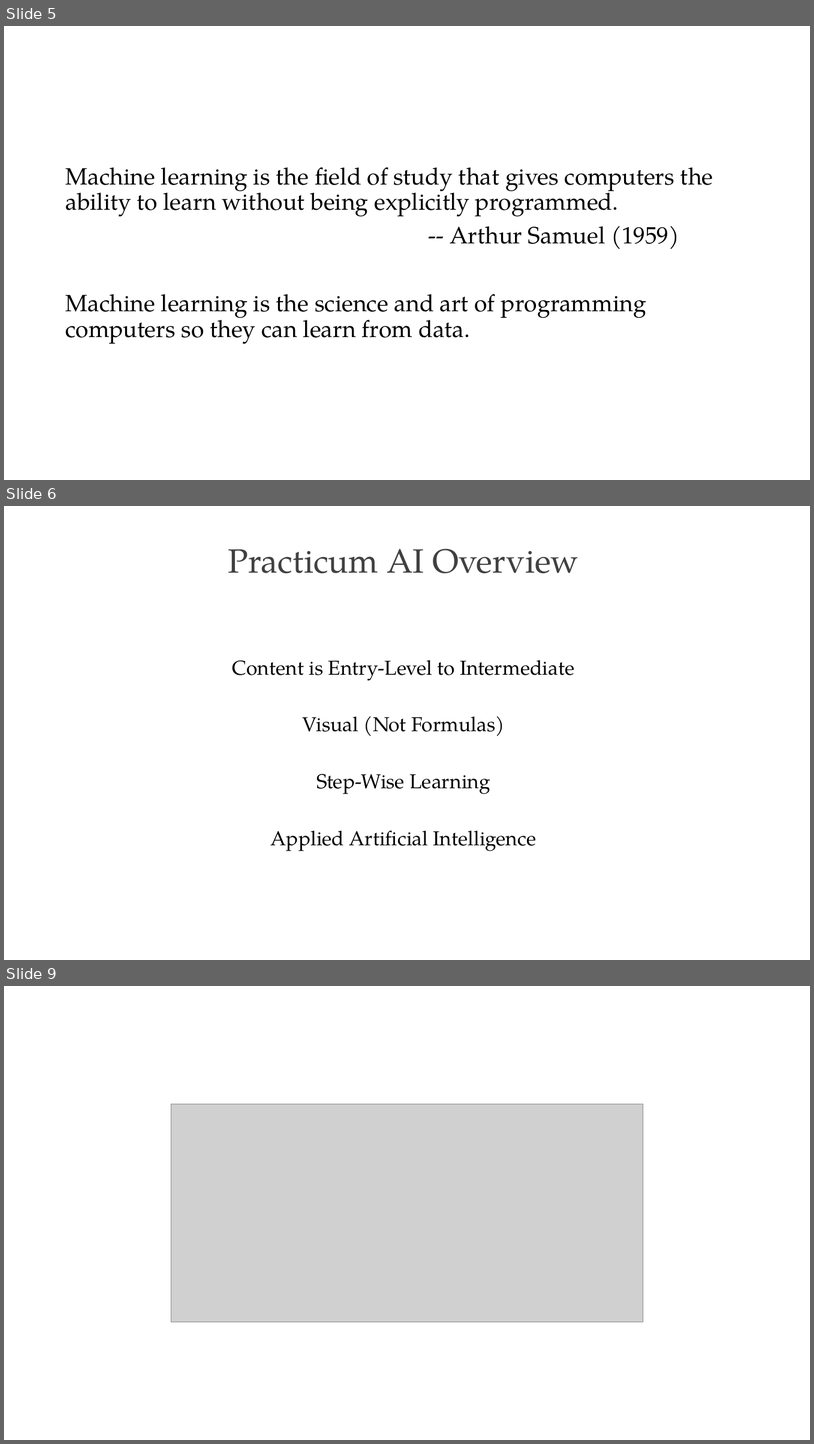
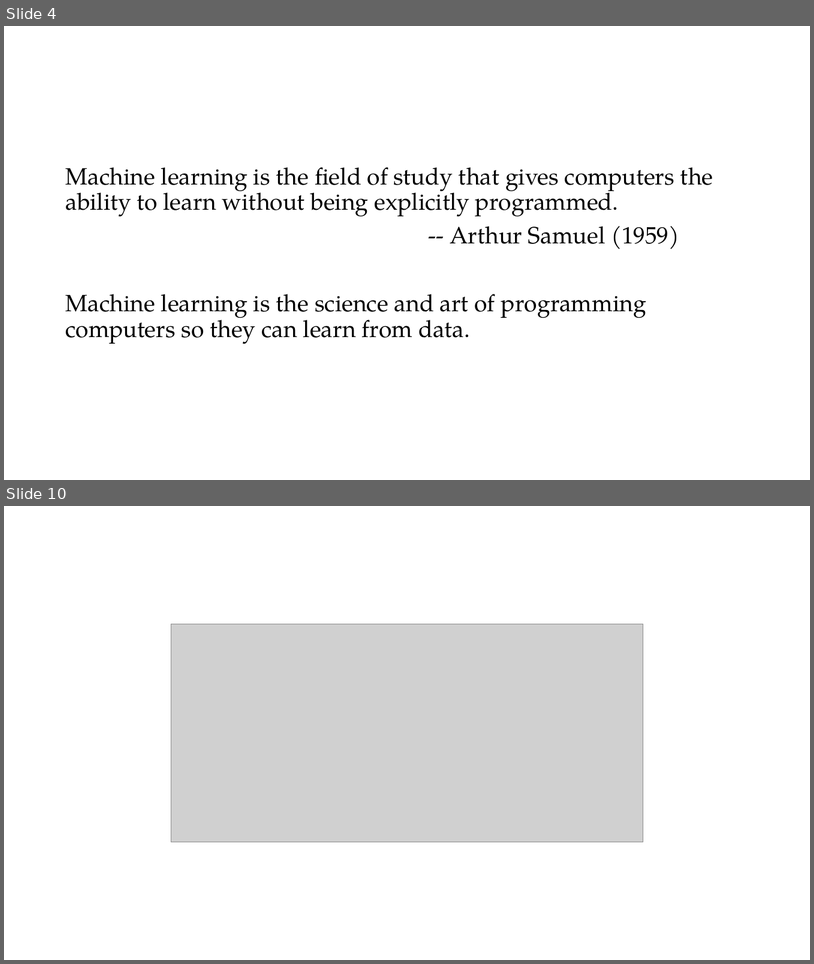
Before and after one commit to PracticumAI-Test/practicum, a slide deck: pai_getting_started.pptx. Shown one above the other, each under a label of ours: slides 5, 6 and 9 before the commit, slides 4 and 10 after it; the slides between them are not shown. The pictures are 814x1444 and 814x964 pixels, drawn with LibreOffice and Linux fonts; fonts in the diff are those of the drawing; grey boxes stand for pictures. Boxes give left, top, right and bottom in pixels: in the first picture for what was removed or moved away, otherwise in the second. Text is boxed around its words. In the diff, an @@ line names an element or a change of style, - is before the commit and + after.

Commit message:
Practicum AI presentation (09.07.21).

```diff
--- a/pai_getting_started.pptx
+++ b/pai_getting_started.pptx
@@ slide 6 removed at [4,506,810,960], background #FFFFFF @@
@@ title removed at [228,549,579,573] @@
-Practicum AI Overview
@@ text removed at [233,660,575,851] @@
-Content is Entry-Level to Intermediate
-Visual (Not Formulas)
-Step-Wise Learning
-Applied Artificial Intelligence
@@ what was slide 5 is now slide 4 @@
@@ what was slide 9 is now slide 10 @@
```
Also in this commit, not shown: 5 slides changed, 4 slides added.
